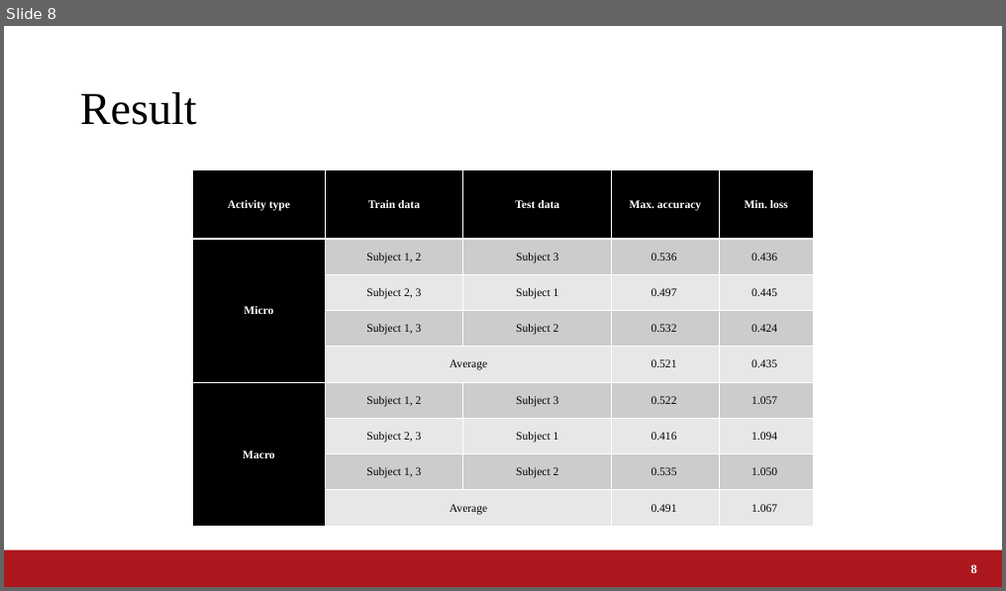
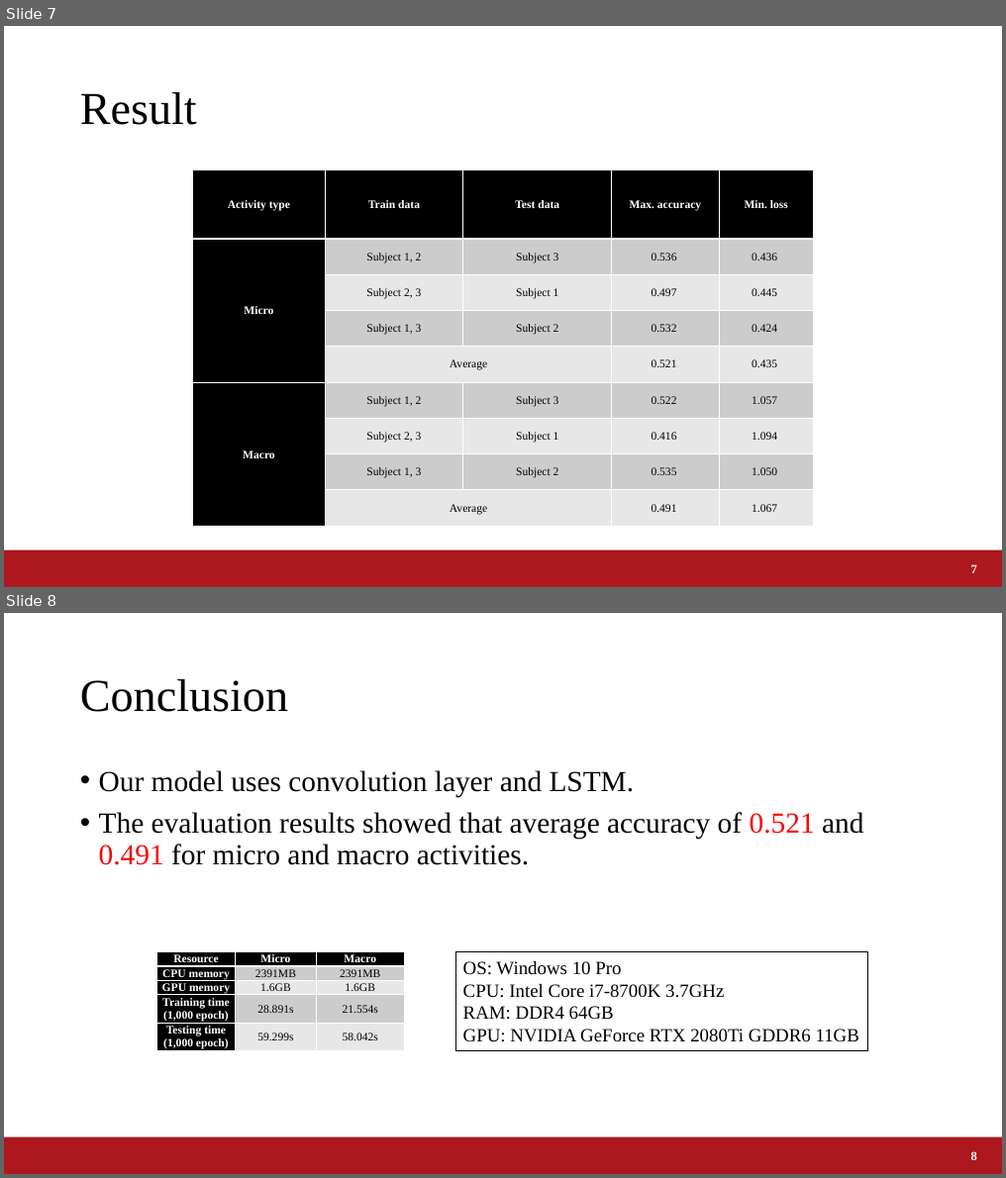
Before and after one commit to a2h1r0/lab, a slide deck: paper/ABC2020CookingChallenge/ABC2020_Fujii.pptx. Shown one above the other, each under a label of ours: slide 8 before the commit, slides 7 and 8 after it. The pictures are 1006x591 and 1006x1178 pixels, drawn with LibreOffice and Linux fonts; fonts in the diff are those of the drawing; background and template pictures are left out. Boxes give left, top, right and bottom in pixels: in the first picture for what was removed or moved away, otherwise in the second. Text is boxed around its words. In the diff, an @@ line names an element or a change of style, - is before the commit and + after.

```diff
--- a/paper/ABC2020CookingChallenge/ABC2020_Fujii.pptx
+++ b/paper/ABC2020CookingChallenge/ABC2020_Fujii.pptx
@@ slide 8 added at [4,613,1002,1174], background #FFFFFF; not listed: 1 template element that a slide beside it also shows @@
@@ title added at [80,679,288,712], 44 pt, text #000000 @@
+Conclusion
@@ text added at [99,770,863,865], 28 pt, text #000000 @@
+• Our model uses convolution layer and LSTM.
+• The evaluation results showed that average accuracy of 0.521 and 0.491 for micro and macro activities.
@@ table added at [157,953,405,1054], 5 rows, 3 columns @@
+Resource | Micro | Macro
+CPU memory | 2391MB | 2391MB
+GPU memory | 1.6GB | 1.6GB
+Training time (1,000 epoch) | 28.891s | 21.554s
+Testing time (1,000 epoch) | 59.299s | 58.042s
@@ rectangle added at [455,953,868,1051], outline #000000 1 pt @@
@@ text added at [463,961,859,1043], 18 pt, text #000000 @@
+OS: Windows 10 Pro
+CPU: Intel Core i7-8700K 3.7GHz
+RAM: DDR4 64GB
+GPU: NVIDIA GeForce RTX 2080Ti GDDR6 11GB
@@ page number added at [971,1152,977,1160], 12 pt, text #FFFFFF, bold @@
+8
@@ what was slide 8 is now slide 7 @@
@@ page number at [971,565,977,573]: text changed @@
-8
+7
```
Also in this commit, not shown: 4 slides changed, 1 other file.
